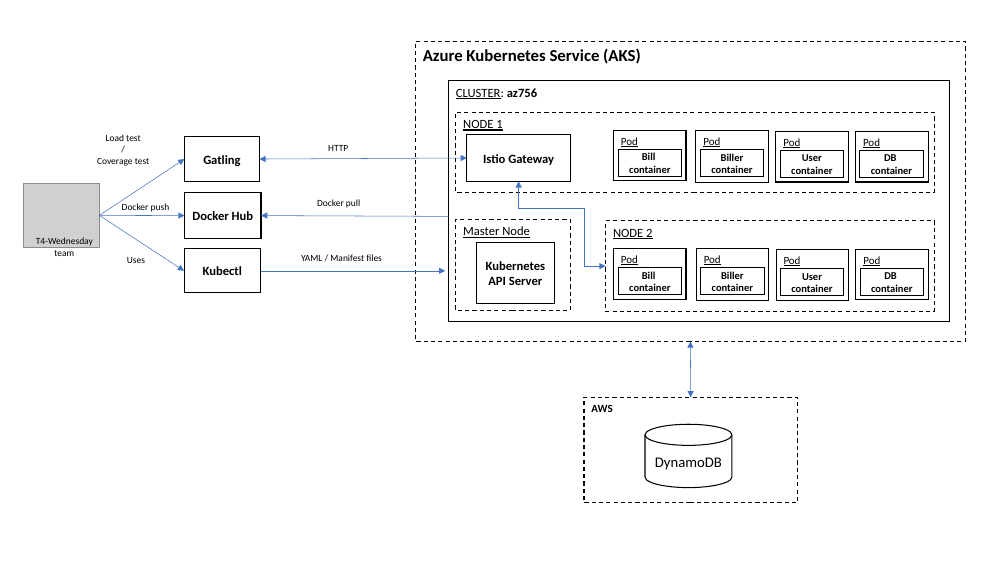
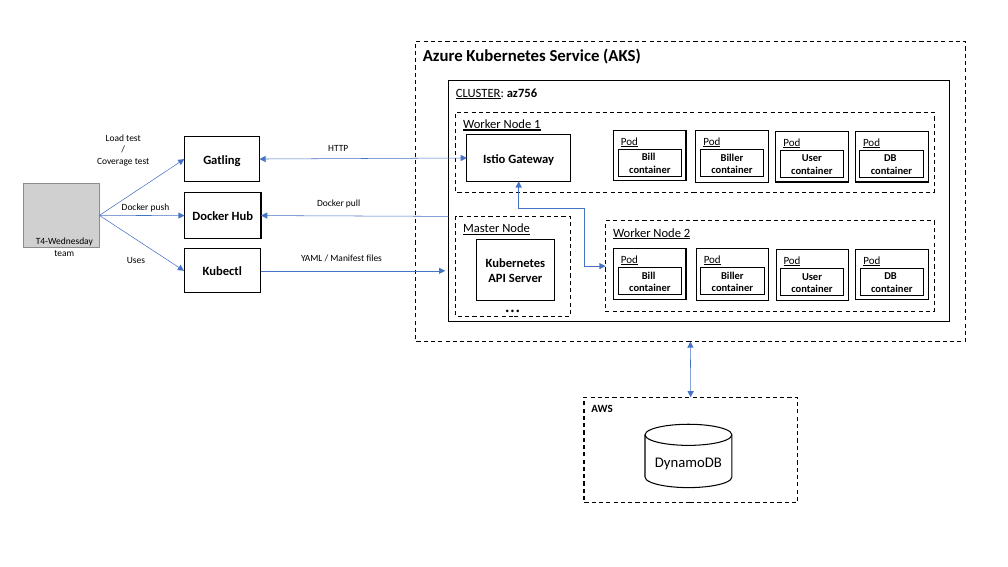
Before and after one commit to kunaldesai97/bill-payments, a slide deck: slide 1 of docs/diagrams/Architecture.pptx. Drawn at 1008x567 pixels with LibreOffice and Linux fonts; fonts in the diff are those of the drawing; grey boxes stand for pictures. Boxes give left, top, right and bottom in pixels: in the first picture for what was removed or moved away, otherwise in the second. Text is boxed around its words. In the diff, an @@ line names an element or a change of style, - is before the commit and + after.

Commit message:
Update Architecture diagram - changed names in worker nodes

```diff
--- a/docs/diagrams/Architecture.pptx
+++ b/docs/diagrams/Architecture.pptx
@@ text in rectangle at bbox=[463, 119, 540, 131]: text changed @@
-NODE 1
+Worker Node 1
@@ rectangle "Master Node": place and size @@
-rectangle "Master Node" at bbox=[456, 219, 571, 311]
+rectangle "Master Node" at bbox=[456, 217, 571, 317]
@@ text in rectangle at bbox=[613, 228, 690, 239]: text changed @@
-NODE 2
+Worker Node 2
@@ text added at bbox=[498, 288, 533, 321], 20 pt, text #000000 @@
+…
```
